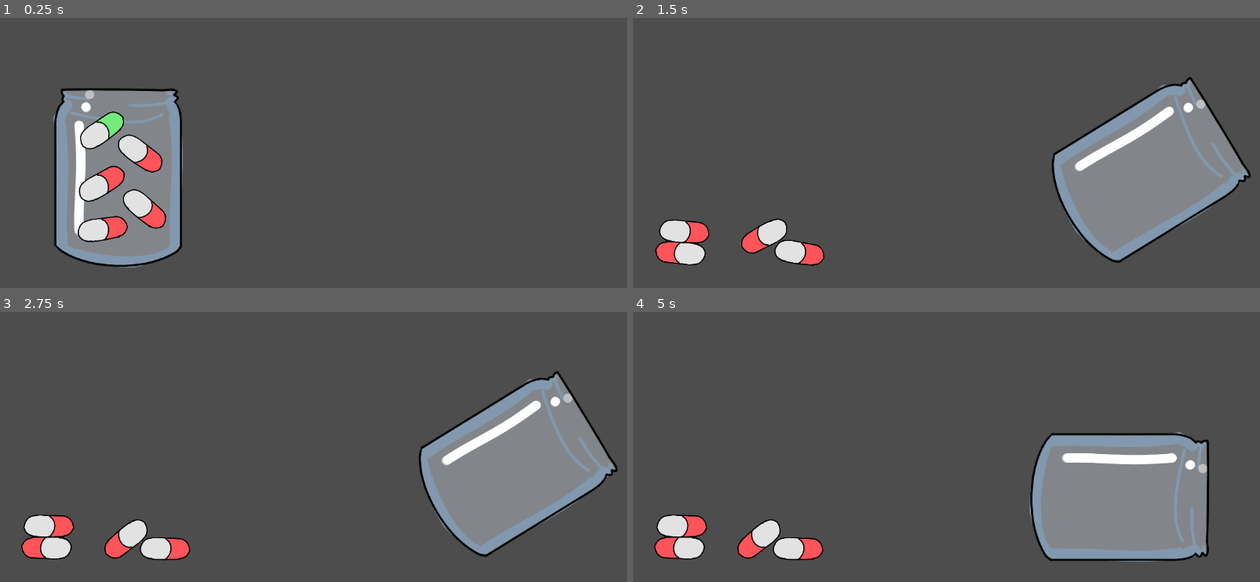
Above: before the commit, frames 1-4 (two rows, left to right).
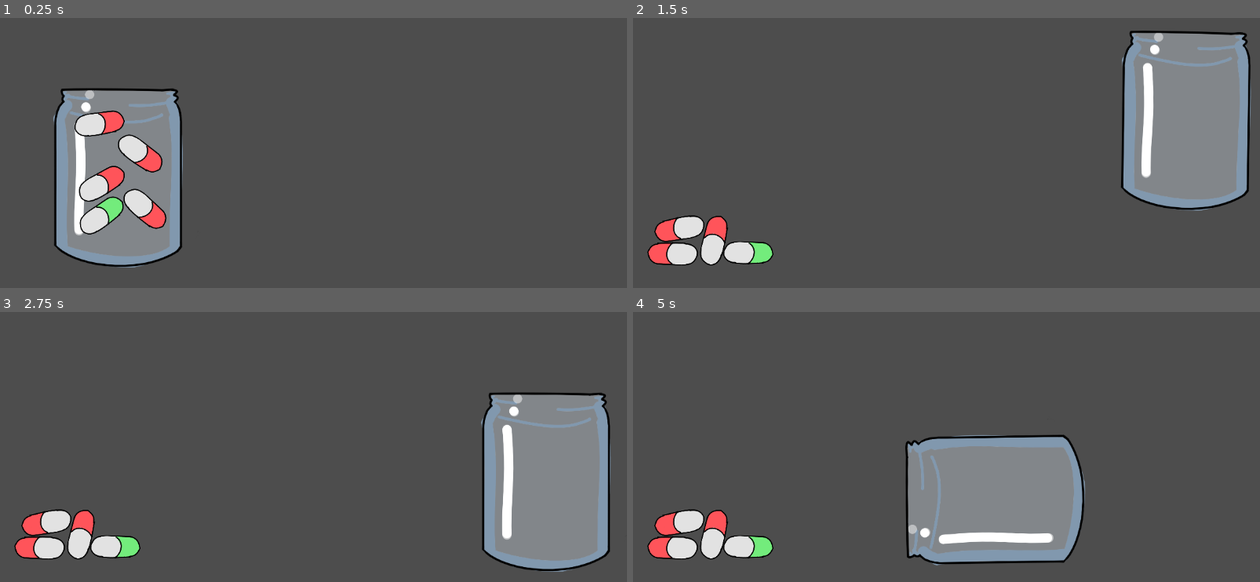
Above: after the commit, the same moments.

Repository: n0tcnj1eck4h/HackCarpathia2025
Game: Godot game, scene res://minigames/pills/getyourmeds.tscn
Two runs of this game, one before a commit and one after it. Both use one fixed random seed, a clock stepped at 60 frames per second and the inputs below. This scene is started directly instead of the project's main scene.
Inputs (mouse positions are in pixels of both pictures, inside the frame that each line leads up to):
- Up to frame 1 (0.25 s): no input
- Up to frame 2 (1.5 s): drag from (745, 185) to (1009, 117) at 0.52 s; drag from (821, 212) to (1109, 163) at 1.27 s
- Up to frame 3 (2.75 s): move the mouse to (376, 411) at 2.02 s; click (376, 411) at 2.17 s
- Up to frame 4 (5 s): tap Enter at 2.75 s; drag from (915, 557) to (758, 436) at 2.77 s; tap Space at 3.5 s; move the mouse to (1134, 541) at 3.52 s; click (1134, 541) at 3.67 s; drag from (758, 436) to (1090, 471) at 4.27 s

The runs differ from the first frame. In frame 1, 1.6% of the frame differs, in the area x 11-27%, y 34-84%; in frame 2, 17%; in frame 3, 15%; in frame 4, 24%, in the area x 2-92%, y 44-94%.

Commit message:
make pill unclickable in jar and remove broken speed up

Diff:
--- a/ElderWare/main.gd
+++ b/ElderWare/main.gd
@@ -64,8 +64,9 @@
 	self._clear_minigame()
 	$Status.text = minigame_dict.message
 	if score % 5 == 0 and score != 0:
-		Engine.time_scale += 0.4
-		$Status.text = minigame_dict.message + "\n" + " Speed up!"
+		#Engine.time_scale += 0.4
+		#$Status.text = minigame_dict.message + "\n" + " Speed up!"
+		pass
 	$Status.visible = true
 	$Score.text = "Score: %s" % score
 	await get_tree().create_timer(2.0).timeout
--- a/ElderWare/minigames/pills/getyourmeds.tscn
+++ b/ElderWare/minigames/pills/getyourmeds.tscn
@@ -64,7 +64,7 @@
 shape = SubResource("CapsuleShape2D_ypn2g")
 
 [node name="Pill2" type="RigidBody2D" parent="."]
-position = Vector2(188, 359)
+position = Vector2(182, 165)
 
 [node name="Pigulka2" type="Sprite2D" parent="Pill2"]
 position = Vector2(20, 63)
@@ -102,9 +102,10 @@
 shape = SubResource("CapsuleShape2D_ypn2g")
 
 [node name="GoodPill" type="RigidBody2D" parent="."]
-position = Vector2(188, 179)
+position = Vector2(188, 335)
 rotation = -0.467192
-input_pickable = true
+contact_monitor = true
+max_contacts_reported = 10
 
 [node name="Pigulki" type="Sprite2D" parent="GoodPill"]
 position = Vector2(19, 61)
--- a/ElderWare/minigames/pills/sloik.gd
+++ b/ElderWare/minigames/pills/sloik.gd
@@ -5,6 +5,7 @@
 @onready var joint: PinJoint2D = $MousePosition/PinJoint2D
 @onready var mouse_position = $MousePosition
 @onready var sloik_body = $SloikBody
+signal pill_exited
 
 func _process(delta):
 	if !Input.is_mouse_button_pressed(MOUSE_BUTTON_LEFT):
@@ -16,3 +17,8 @@
 		joint.node_b = NodePath(mouse_position.get_path())
 
 		pass
+
+
+func _on_area_2d_body_exited(body: PhysicsBody2D) -> void:
+	body.input_pickable = true
+	pass # Replace with function body.
--- a/ElderWare/minigames/pills/sloik.tscn
+++ b/ElderWare/minigames/pills/sloik.tscn
@@ -59,4 +59,5 @@
 
 [node name="PinJoint2D" type="PinJoint2D" parent="MousePosition"]
 
+[connection signal="body_exited" from="SloikBody/Area2D" to="." method="_on_area_2d_body_exited"]
 [connection signal="input_event" from="SloikBody/Area2D" to="." method="_on_area_2d_input_event"]
